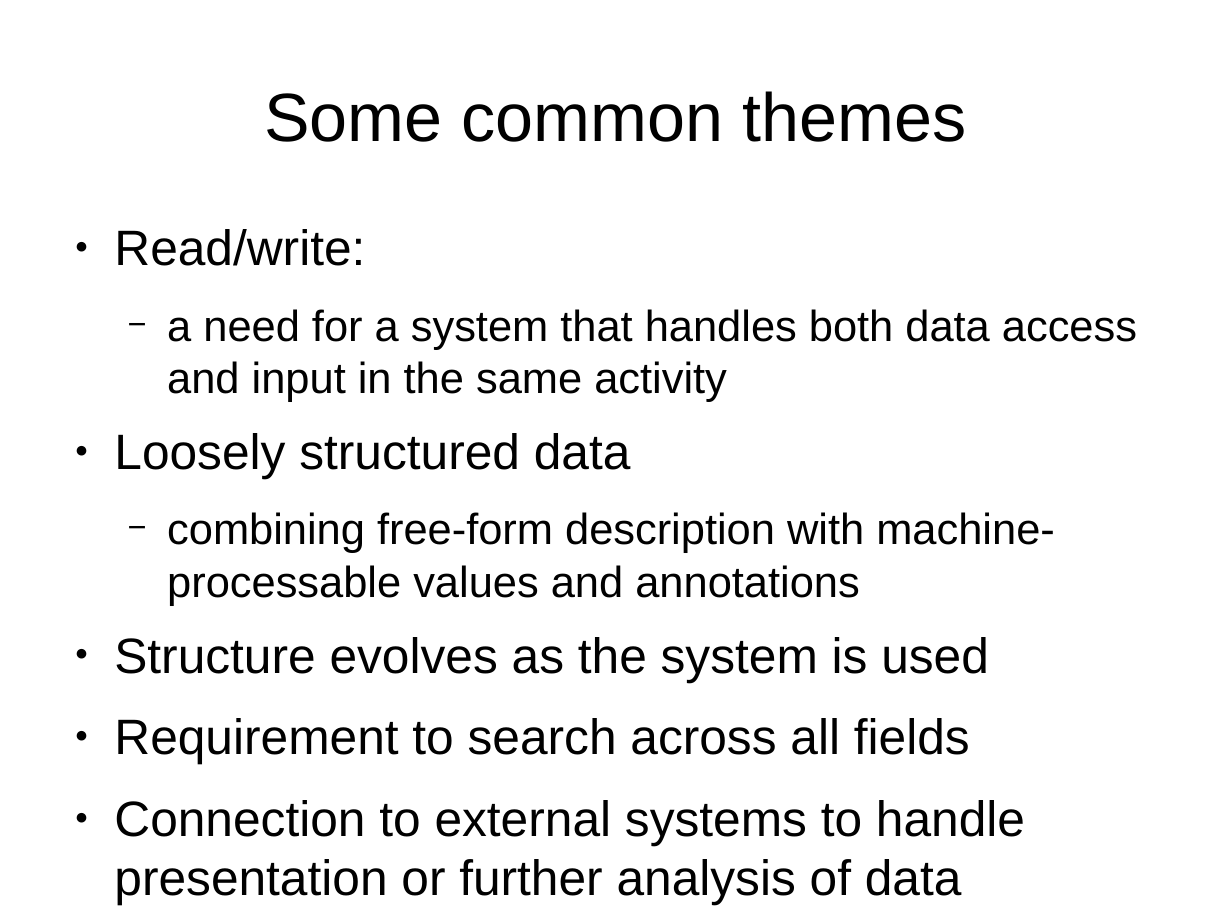
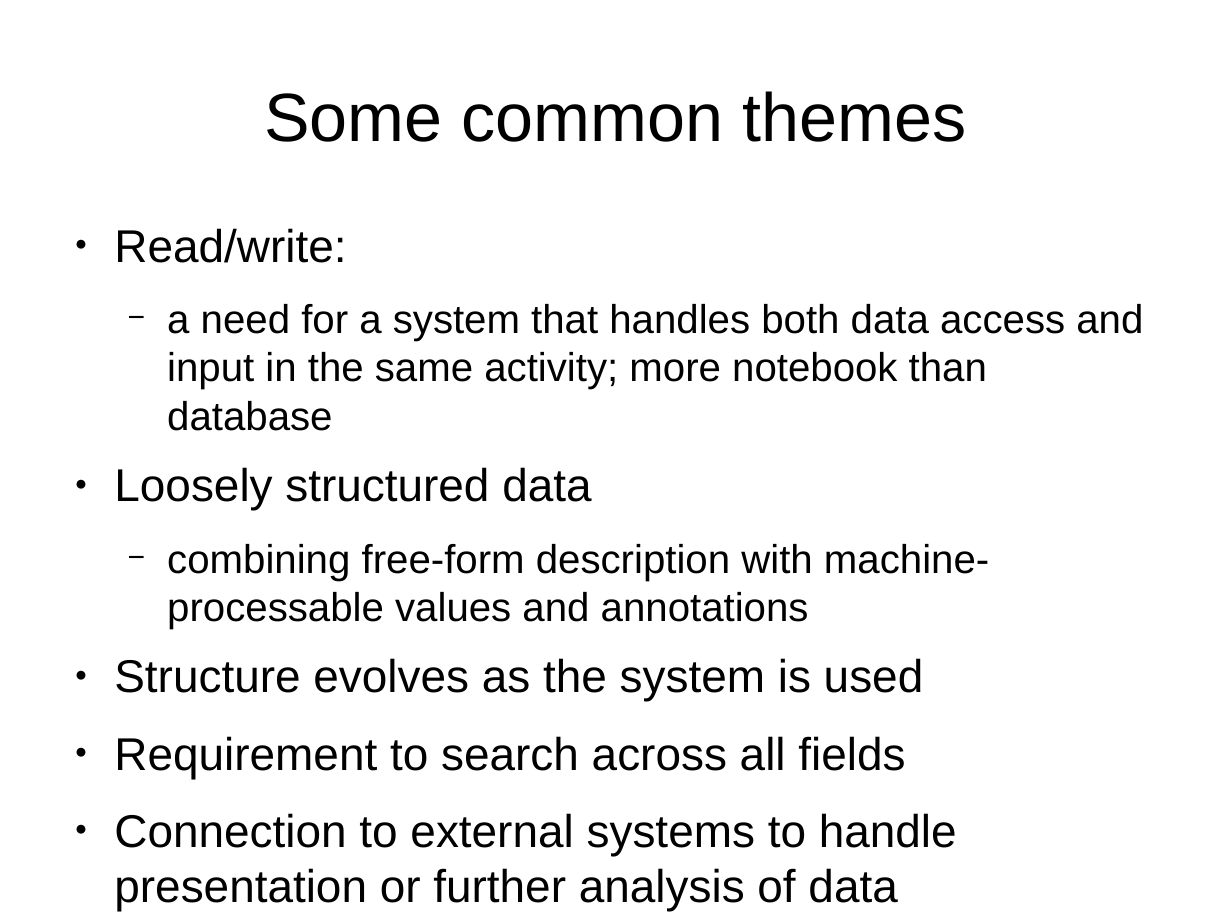
Before and after one commit to gklyne/annalist, a slide deck: slide 5 of presentations/annalist-pitch.odp. Drawn at 1232x924 pixels with LibreOffice and Linux fonts; fonts in the diff are those of the drawing. Boxes give left, top, right and bottom in pixels: in the first picture for what was removed or moved away, otherwise in the second. Text is boxed around its words. In the diff, an @@ line names an element or a change of style, - is before the commit and + after.

```diff
--- a/presentations/annalist-pitch.odp
+++ b/presentations/annalist-pitch.odp
@@ text at (114,228,989,911): size 32 to 29.6 pt in "Read/write:", "Loosely structured data", "Structure evolves as the system is used", "Requirement to search across all fields" and 2 more places; size 28 to 25.9 pt in "combining free-form description with machine-processable val ..." @@
@@ text at (167,304,1143,431): text changed; size 28 to 25.9 pt @@
-  − a need for a system that handles both data access and input in the same activity
+  − a need for a system that handles both data access and input in the same activity; more notebook than database
```
Also in this commit, not shown: 4 other slides changed.
